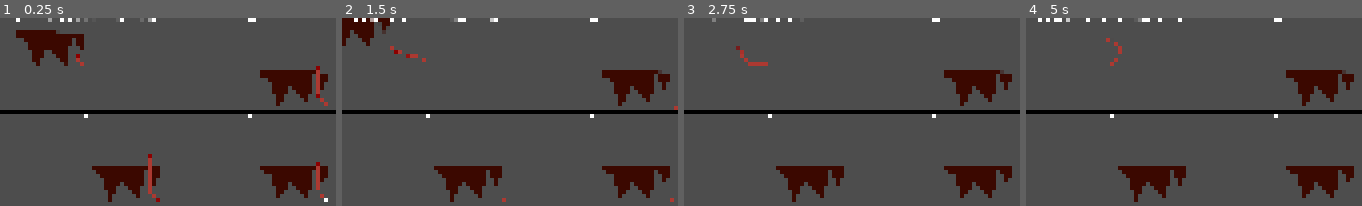
Above: before the commit, frames 1-4 (left to right).
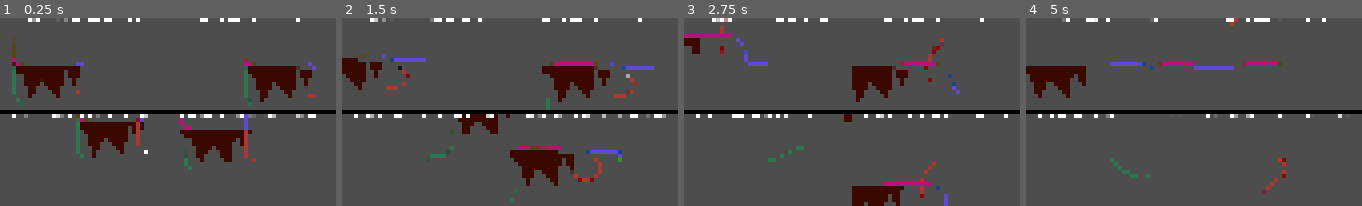
Above: after the commit, the same moments.

Repository: CubbyBear754/SnakeGame
Game: Godot game, scene res://Scenes/Game.tscn
Same seed, same stepped clock (60 frames per second), same inputs: the game is played once before the commit and once after it.
Inputs (mouse positions are in pixels of both pictures, inside the frame that each line leads up to):
- Up to frame 1 (0.25 s): no input
- Up to frame 2 (1.5 s): move the mouse to (583, 102) at 0.52 s; hold D (p1_move_right, bound only after the commit) 0.53-1.28 s; move the mouse to (442, 121) at 1.27 s; hold S (p1_move_down, bound only after the commit) from 1.28 s (still down)
- Up to frame 3 (2.75 s): move the mouse to (885, 70) at 2.02 s; release S (p1_move_down, bound only after the commit) at 2.03 s; hold D (p1_move_right, bound only after the commit) from 2.03 s (still down)
- Up to frame 4 (5 s): move the mouse to (1177, 149) at 2.77 s; release D (p1_move_right, bound only after the commit) at 2.78 s; hold W (p1_move_up, bound only after the commit) 2.78-3.53 s; move the mouse to (1294, 140) at 3.52 s; hold A (p1_move_left, bound only after the commit) from 3.53 s (still down); move the mouse to (1093, 83) at 4.27 s

The runs differ from the first frame. In frame 1, 18% of the frame differs, in the area x 3-98%, y 0-98%; in frame 2, 17%; in frame 3, 13%; in frame 4, 11%.

Commit message:
2 player works

Diff:
--- /dev/null
+++ b/Resources/player_control_res.gd
@@ -0,0 +1,7 @@
+class_name PlayerControls extends Resource
+
+@export var player_index := 0
+@export var move_left := "p1_move_left"
+@export var move_right := "p1_move_right"
+@export var move_up := "p1_move_up"
+@export var move_down := "p1_move_down"
--- a/Scenes/Game.tscn
+++ b/Scenes/Game.tscn
@@ -1,7 +1,7 @@
 [gd_scene format=3 uid="uid://cfkbo5a8ejgq5"]
 
 [ext_resource type="Script" uid="uid://bnbrks8k7jxb1" path="res://Scenes/game.gd" id="1_gl6un"]
-[ext_resource type="Script" uid="uid://c5h2c0k7hvur6" path="res://Scripts/snake.gd" id="1_iukft"]
+[ext_resource type="PackedScene" uid="uid://bdjtx57de5ha5" path="res://Scenes/Level_1.tscn" id="2_gl6un"]
 
 [node name="Game" type="Node" unique_id=17946430]
 script = ExtResource("1_gl6un")
@@ -31,7 +31,6 @@
 [node name="CanvasLayer" type="CanvasLayer" parent="VSplitContainer/SplitContainer/SVPC1/SVP" unique_id=1349159754]
 
 [node name="Label" type="Label" parent="VSplitContainer/SplitContainer/SVPC1/SVP/CanvasLayer" unique_id=257510210]
-unique_name_in_owner = true
 anchors_preset = 10
 anchor_right = 1.0
 offset_left = 4.0
@@ -44,21 +43,17 @@
 text = "test"
 horizontal_alignment = 1
 
-[node name="Polygon2D" type="Polygon2D" parent="VSplitContainer/SplitContainer/SVPC1/SVP" unique_id=47758546]
-z_index = -100
-position = Vector2(164, 115)
-color = Color(0.23303752, 0.03137255, 0, 1)
-polygon = PackedVector2Array(6, -6, 1573, 56, 1462, 527, 1245, 91, 1102, 807, 694, 362, 437, 853, 240, 265, 1, 122, 1, 122)
+[node name="Camera2D" type="Camera2D" parent="VSplitContainer/SplitContainer/SVPC1/SVP" unique_id=518974208]
 
-[node name="Camera2D" type="Camera2D" parent="VSplitContainer/SplitContainer/SVPC1/SVP" unique_id=518974208]
-unique_name_in_owner = true
-
-[node name="Snake" type="Node2D" parent="VSplitContainer/SplitContainer/SVPC1/SVP" unique_id=1940097039 node_paths=PackedStringArray("startlocation")]
-script = ExtResource("1_iukft")
-startlocation = NodePath("StartAt")
-
-[node name="StartAt" type="Node2D" parent="VSplitContainer/SplitContainer/SVPC1/SVP/Snake" unique_id=331396731]
-position = Vector2(1513, 810)
+[node name="Level_One" parent="VSplitContainer/SplitContainer/SVPC1/SVP" unique_id=2004211938 node_paths=PackedStringArray("p1_label", "p2_label", "p3_label", "p4_label", "p1_camera", "p2_camera", "p3_camera", "p4_camera") instance=ExtResource("2_gl6un")]
+p1_label = NodePath("../CanvasLayer/Label")
+p2_label = NodePath("../../../SVPC2/SVP/CanvasLayer/Label")
+p3_label = NodePath("../../../../SplitContainer2/SVPC3/SVP/CanvasLayer/Label")
+p4_label = NodePath("../../../../SplitContainer2/SVPC4/SVP/CanvasLayer/Label")
+p1_camera = NodePath("../Camera2D")
+p2_camera = NodePath("../../../SVPC2/SVP/Camera2D")
+p3_camera = NodePath("../../../../SplitContainer2/SVPC3/SVP/Camera2D")
+p4_camera = NodePath("../../../../SplitContainer2/SVPC4/SVP/Camera2D")
 
 [node name="SVPC2" type="SubViewportContainer" parent="VSplitContainer/SplitContainer" unique_id=2025526465]
 layout_mode = 2
--- /dev/null
+++ b/Scenes/Level_1.tscn
@@ -0,0 +1,63 @@
+[gd_scene format=3 uid="uid://bdjtx57de5ha5"]
+
+[ext_resource type="Script" uid="uid://bhlw7rjguqwvv" path="res://Scenes/level_1.gd" id="1_i63mn"]
+[ext_resource type="Script" uid="uid://c5h2c0k7hvur6" path="res://Scripts/snake.gd" id="1_n0r7v"]
+[ext_resource type="Script" uid="uid://c7t6c5i1cwh3i" path="res://Resources/player_control_res.gd" id="3_vnunq"]
+
+[sub_resource type="Resource" id="Resource_nw7js"]
+script = ExtResource("3_vnunq")
+metadata/_custom_type_script = "uid://c7t6c5i1cwh3i"
+
+[sub_resource type="Resource" id="Resource_vnunq"]
+script = ExtResource("3_vnunq")
+player_index = 1
+move_left = "p2_move_left"
+move_right = "p2_move_right"
+move_up = "p2_move_up"
+move_down = "p2_move_down"
+metadata/_custom_type_script = "uid://c7t6c5i1cwh3i"
+
+[node name="Level_One" type="Node2D" unique_id=2004211938]
+script = ExtResource("1_i63mn")
+
+[node name="Polygon2D" type="Polygon2D" parent="." unique_id=1348290085]
+z_index = -100
+position = Vector2(164, 115)
+color = Color(0.23303752, 0.03137255, 0, 1)
+polygon = PackedVector2Array(6, -6, 1573, 56, 1462, 527, 1245, 91, 1102, 807, 694, 362, 437, 853, 240, 265, 1, 122, 1, 122)
+
+[node name="Snake4" type="Node2D" parent="." unique_id=1807910320 node_paths=PackedStringArray("startlocation")]
+script = ExtResource("1_n0r7v")
+startlocation = NodePath("StartAt")
+
+[node name="StartAt" type="Node2D" parent="Snake4" unique_id=1321473728]
+position = Vector2(1628, 824)
+
+[node name="Snake3" type="Node2D" parent="." unique_id=1460746291 node_paths=PackedStringArray("startlocation")]
+script = ExtResource("1_n0r7v")
+startlocation = NodePath("StartAt")
+stroke_color = Color(0.1801756, 0.31667697, 0.22109208, 1)
+fill_color = Color(0.17710873, 0.46414882, 0.30965778, 1)
+
+[node name="StartAt" type="Node2D" parent="Snake3" unique_id=1979037213]
+position = Vector2(241, 893)
+
+[node name="Snake" type="Node2D" parent="." unique_id=386330645 node_paths=PackedStringArray("startlocation")]
+script = ExtResource("1_n0r7v")
+startlocation = NodePath("StartAt")
+stroke_color = Color(0.10191787, 0.26442495, 0.54890835, 1)
+fill_color = Color(0.36135557, 0.29088837, 0.82354563, 1)
+controls = SubResource("Resource_nw7js")
+
+[node name="StartAt" type="Node2D" parent="Snake" unique_id=181844969]
+position = Vector2(1639, 135)
+
+[node name="Snake2" type="Node2D" parent="." unique_id=1817365021 node_paths=PackedStringArray("startlocation")]
+script = ExtResource("1_n0r7v")
+startlocation = NodePath("StartAt")
+stroke_color = Color(0.35665387, 0.26448107, 0.047020428, 1)
+fill_color = Color(0.6939768, 0.08448913, 0.47273642, 1)
+controls = SubResource("Resource_vnunq")
+
+[node name="StartAt" type="Node2D" parent="Snake2" unique_id=881828886]
+position = Vector2(191, 89)
--- /dev/null
+++ b/Scenes/level_1.gd
@@ -0,0 +1,24 @@
+extends Node2D
+
+@export var p1_label : Label
+@export var p2_label : Label
+@export var p3_label : Label
+@export var p4_label : Label
+@export var p1_camera : Camera2D
+@export var p2_camera : Camera2D
+@export var p3_camera : Camera2D
+@export var p4_camera : Camera2D
+# Called when the node enters the scene tree for the first time.
+func _ready() -> void:
+	$Snake.label = p1_label
+	$Snake.camera = p1_camera
+	$Snake2.label = p2_label
+	$Snake2.camera = p2_camera
+	$Snake3.label = p3_label
+	$Snake3.camera = p3_camera
+	$Snake4.label = p4_label
+	$Snake4.camera = p4_camera
+
+# Called every frame. 'delta' is the elapsed time since the previous frame.
+func _process(delta: float) -> void:
+	pass
--- a/Scripts/snake.gd
+++ b/Scripts/snake.gd
@@ -1,11 +1,17 @@
 extends Node2D
-
 var spine : AIChain
 @export var deadzone = 15
 @export_range(500,3600,50) var speed :float = 800
 @export var segments : int = 46
 @export var segmentsize : float = 25
 @export var startlocation : Node2D
+@export var stroke_color := Color.DARK_RED
+@export	var stroke_width := 4.0
+@export	var fill_color := Color8(172, 57, 49) # #AC3931
+@export	var eye_color := Color.BLACK
+@export var controls : PlayerControls = null
+var label : Label
+var camera : Camera2D
 var tonguetarget : Vector2
 var elapsed_time: float = 0.0
 var max_tongue_length: float = 65.0 # Maximum extension in pixels
@@ -18,31 +24,31 @@
 	#add_child(spine)
 	spine.populate(startlocation.position,segments,segmentsize,PI/4)
 
-func resolve(delta:float) -> void:
+var last : Vector2 = Vector2.ZERO
+func resolve(direction: Vector2, delta:float) -> void:
+	if direction != Vector2.ZERO:
+		last = direction
+	else:
+		direction = last
 	var headPos = spine.joints[0]
-	var mousePos = get_global_mouse_position()
-	var targetDir = headPos.direction_to(mousePos)
-	var absx = abs((mousePos-headPos).x)
-	var absy = abs((mousePos-headPos).y)
+	#var mousePos = get_global_mouse_position()
+	var targetDir = direction #headPos.direction_to(mousePos)
+	#var absx = abs((mousePos-headPos).x)
+	#var absy = abs((mousePos-headPos).y)
 	var dspeed = speed * delta
 	var targetPos = headPos + (targetDir * dspeed)
 	tonguetarget = headPos + (targetDir * 100)
 	elapsed_time += delta
-	if absx < deadzone && absx > -deadzone && absy < deadzone && absy > -deadzone:
-		return
-	%Label.text = "Mouse:" + str(mousePos) + "Head" + str(headPos) + "Target:" + str(targetPos)
+	#if absx < deadzone && absx > -deadzone && absy < deadzone && absy > -deadzone:
+	#	return
+	label.text = "Mouse:" + str(direction) + "Head" + str(headPos) + "Target:" + str(targetPos)
 	spine.resolve(targetPos, dspeed)
-	%Camera2D.position = targetPos
+	camera.position = targetPos
 # Called every frame. 'delta' is the elapsed time since the previous frame.
 func _process(delta: float) -> void:
 	pass
 
 func _draw() -> void:
-	# Styling setup
-	var stroke_color := Color.DARK_RED
-	var stroke_width := 4.0
-	var fill_color := Color8(172, 57, 49) # #AC3931
-	var eye_color := Color.BLACK
 
 	var points := PackedVector2Array()
 	var joint_count : int = spine.joints.size()
@@ -143,7 +149,14 @@
 
 
 func _physics_process(delta: float) -> void:
-	resolve(delta)
+	if controls == null:
+		var random_direction = Vector2.RIGHT.rotated(randf_range(0, TAU))
+		resolve(random_direction, delta)
+	else :
+		var h_axis = Input.get_axis(controls.move_left,controls.move_right)
+		var v_axis = Input.get_axis(controls.move_up,controls.move_down)
+		var direction = Vector2(h_axis,v_axis).normalized()
+		resolve(direction, delta)
 	queue_redraw()
 	#debugDisplay()
 
--- a/project.godot
+++ b/project.godot
@@ -26,6 +26,61 @@
 window/stretch/mode="canvas_items"
 window/vsync/vsync_mode=0
 
+[input]
+
+p1_move_left={
+"deadzone": 0.2,
+"events": [Object(InputEventJoypadMotion,"resource_local_to_scene":false,"resource_name":"","device":0,"axis":0,"axis_value":-1.0,"script":null)
+, Object(InputEventJoypadButton,"resource_local_to_scene":false,"resource_name":"","device":0,"button_index":13,"pressure":0.0,"pressed":false,"script":null)
+, Object(InputEventKey,"resource_local_to_scene":false,"resource_name":"","device":-1,"window_id":0,"alt_pressed":false,"shift_pressed":false,"ctrl_pressed":false,"meta_pressed":false,"pressed":false,"keycode":0,"physical_keycode":65,"key_label":0,"unicode":97,"location":0,"echo":false,"script":null)
+]
+}
+p1_move_right={
+"deadzone": 0.2,
+"events": [Object(InputEventJoypadMotion,"resource_local_to_scene":false,"resource_name":"","device":0,"axis":0,"axis_value":1.0,"script":null)
+, Object(InputEventJoypadButton,"resource_local_to_scene":false,"resource_name":"","device":0,"button_index":14,"pressure":0.0,"pressed":false,"script":null)
+, Object(InputEventKey,"resource_local_to_scene":false,"resource_name":"","device":-1,"window_id":0,"alt_pressed":false,"shift_pressed":false,"ctrl_pressed":false,"meta_pressed":false,"pressed":false,"keycode":0,"physical_keycode":68,"key_label":0,"unicode":100,"location":0,"echo":false,"script":null)
+]
+}
+p1_move_up={
+"deadzone": 0.2,
+"events": [Object(InputEventJoypadMotion,"resource_local_to_scene":false,"resource_name":"","device":0,"axis":1,"axis_value":-1.0,"script":null)
+, Object(InputEventJoypadButton,"resource_local_to_scene":false,"resource_name":"","device":0,"button_index":11,"pressure":0.0,"pressed":false,"script":null)
+, Object(InputEventKey,"resource_local_to_scene":false,"resource_name":"","device":-1,"window_id":0,"alt_pressed":false,"shift_pressed":false,"ctrl_pressed":false,"meta_pressed":false,"pressed":false,"keycode":0,"physical_keycode":87,"key_label":0,"unicode":119,"location":0,"echo":false,"script":null)
+]
+}
+p1_move_down={
+"deadzone": 0.2,
+"events": [Object(InputEventJoypadMotion,"resource_local_to_scene":false,"resource_name":"","device":0,"axis":1,"axis_value":1.0,"script":null)
+, Object(InputEventJoypadButton,"resource_local_to_scene":false,"resource_name":"","device":0,"button_index":12,"pressure":0.0,"pressed":false,"script":null)
+, Object(InputEventKey,"resource_local_to_scene":false,"resource_name":"","device":-1,"window_id":0,"alt_pressed":false,"shift_pressed":false,"ctrl_pressed":false,"meta_pressed":false,"pressed":false,"keycode":0,"physical_keycode":83,"key_label":0,"unicode":115,"location":0,"echo":false,"script":null)
+]
+}
+p2_move_left={
+"deadzone": 0.2,
+"events": [Object(InputEventKey,"resource_local_to_scene":false,"resource_name":"","device":-1,"window_id":0,"alt_pressed":false,"shift_pressed":false,"ctrl_pressed":false,"meta_pressed":false,"pressed":false,"keycode":0,"physical_keycode":4194319,"key_label":0,"unicode":0,"location":0,"echo":false,"script":null)
+, Object(InputEventJoypadMotion,"resource_local_to_scene":false,"resource_name":"","device":1,"axis":0,"axis_value":-1.0,"script":null)
+]
+}
+p2_move_right={
+"deadzone": 0.2,
+"events": [Object(InputEventKey,"resource_local_to_scene":false,"resource_name":"","device":-1,"window_id":0,"alt_pressed":false,"shift_pressed":false,"ctrl_pressed":false,"meta_pressed":false,"pressed":false,"keycode":0,"physical_keycode":4194321,"key_label":0,"unicode":0,"location":0,"echo":false,"script":null)
+, Object(InputEventJoypadMotion,"resource_local_to_scene":false,"resource_name":"","device":1,"axis":0,"axis_value":1.0,"script":null)
+]
+}
+p2_move_up={
+"deadzone": 0.2,
+"events": [Object(InputEventKey,"resource_local_to_scene":false,"resource_name":"","device":-1,"window_id":0,"alt_pressed":false,"shift_pressed":false,"ctrl_pressed":false,"meta_pressed":false,"pressed":false,"keycode":0,"physical_keycode":4194320,"key_label":0,"unicode":0,"location":0,"echo":false,"script":null)
+, Object(InputEventJoypadMotion,"resource_local_to_scene":false,"resource_name":"","device":1,"axis":1,"axis_value":-1.0,"script":null)
+]
+}
+p2_move_down={
+"deadzone": 0.2,
+"events": [null, Object(InputEventKey,"resource_local_to_scene":false,"resource_name":"","device":-1,"window_id":0,"alt_pressed":false,"shift_pressed":false,"ctrl_pressed":false,"meta_pressed":false,"pressed":false,"keycode":0,"physical_keycode":4194322,"key_label":0,"unicode":0,"location":0,"echo":false,"script":null)
+, Object(InputEventJoypadMotion,"resource_local_to_scene":false,"resource_name":"","device":1,"axis":1,"axis_value":1.0,"script":null)
+]
+}
+
 [physics]
 
 2d/run_on_separate_thread=true
Not shown, added: Resources/player_control_res.gd.uid
Not shown, added: Scenes/level_1.gd.uid
